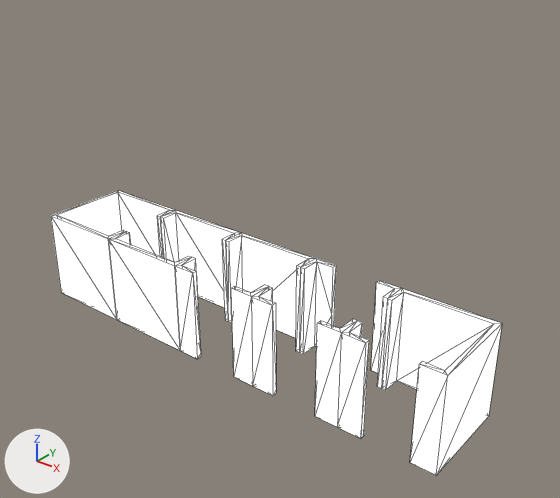
Renders of the glTF model public/rooms.gltf from each side of a commit.
One viewpoint serves both versions: a 50 mm lens placed at (26.4, -20.8, 18.0), pointed at (9.4, 0.4, 4.9). Every picture has the same lights, and +X, +Y and +Z are marked at lower left. Mesh edges are drawn as thin lines. Where no turn or scale is listed for an object, it has been applied to the vertices. Vertices at the same position are counted once.

The first picture shows 'closet', 'corner', 'fourway', 'junction', 'straight'.
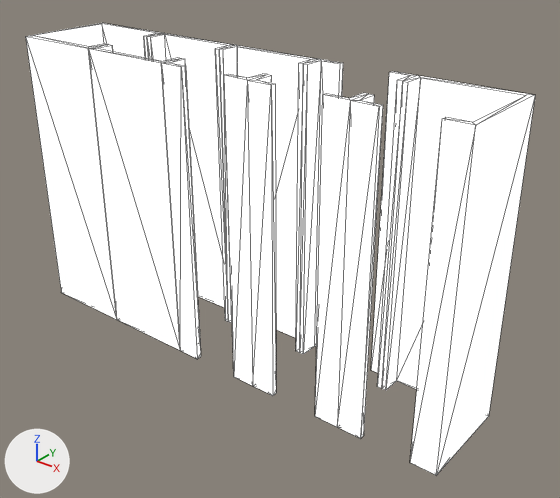
Commit message: can instantiate rooms

Where the change shows, as pixel boxes [x1, y1, x2, y2] in the pictures (560 x 498 px; the box of a moved part takes in the faces that stretch with it):
'corner', reshaped (20% wider, 114% taller): before [337, 289, 502, 475]; after [337, 76, 535, 475]
'straight', mesh rescaled (12% wider, 126% taller): before [108, 210, 240, 350]; after [88, 33, 236, 350]
'fourway', reshaped (13% wider, 118% taller): before [251, 259, 402, 427]; after [247, 59, 418, 427]
'junction', reshaped (12% wider, 122% taller): before [175, 233, 316, 386]; after [161, 45, 319, 386]
'closet', mesh rescaled (11% wider, 127% taller): before [51, 190, 175, 320]; after [26, 23, 164, 320]
part 2 of me_cube_027, moved or reshaped: before [382, 289, 404, 390]; after [382, 76, 421, 390]
part 3 of me_cube_027, moved or reshaped: before [410, 362, 447, 475]; after [410, 117, 476, 475]
part 4 of me_cube_027, moved or reshaped: before [397, 289, 502, 475]; after [397, 76, 535, 475]
part 5 of me_cube_027, moved or reshaped: before [337, 321, 369, 439]; after [337, 94, 383, 439]
part 6 of me_cube_001, moved or reshaped: before [371, 281, 402, 388]; after [371, 71, 418, 388]
part 7 of me_cube_001, moved or reshaped: before [315, 319, 357, 427]; after [315, 93, 368, 427]
part 8 of me_cube_001, moved or reshaped: before [251, 286, 276, 396]; after [247, 75, 276, 396]
part 9 of me_cube_001, moved or reshaped: before [300, 259, 336, 354]; after [300, 59, 343, 354]
part 10 of me_cube_025, moved or reshaped: before [226, 233, 316, 353]; after [219, 45, 319, 353]
part 11 of me_cube_025, moved or reshaped: before [231, 285, 268, 386]; after [224, 74, 267, 386]
part 12 of me_cube_025, moved or reshaped: before [175, 257, 201, 359]; after [161, 58, 201, 359]

The change, as a list of edits to the scene's bpy script:
```text
Change me_cube_020:
    where me_cube_020.from_pydata(...)  # 24 vertices, 44 faces; spans x -2.0..2.0, y -2.0..2.0, z -1.0..3.0
    me_cube_020 part 1: the whole mesh is scaled about its middle by (1, 1, 3), then moved by (0.0, 0.0, 4.0)
Change me_cube_027:
    where me_cube_027.from_pydata(...)  # 33 vertices, 58 faces; spans x -2.0..2.0, y -2.0..2.0, z -1.0..3.0
    me_cube_027 part 2: all 4 vertices in x -2.0..-1.8, y 1.0..2.0, z 3.0 are moved by (0.0, 0.0, 8.0)
    me_cube_027 part 3: all 4 vertices in x 1.0..2.0, y -2.0..-1.8, z 3.0 are moved by (0.0, 0.0, 8.0)
    me_cube_027 part 4: all 2 vertices in x 1.8..2.0, y 1.8..2.0, z 3.0 are moved by (0.0, 0.0, 8.0)
    me_cube_027 part 5
    add for i in [5, 10, 11, 23, 26, 30]: me_cube_027.vertices[i].co += Vector((0.0, 0.0, 8.0))
Change me_cube_001:
    where me_cube_001.from_pydata(...)  # 50 vertices, 84 faces; spans x -2.0..2.0, y -2.0..2.0, z -1.0..3.0
    me_cube_001 part 6
    add for i in [0, 22, 26, 30, 36, 45]: me_cube_001.vertices[i].co += Vector((0.0, 0.0, 8.0))
    me_cube_001 part 7
    add for i in [3, 19, 37, 39, 40, 41]: me_cube_001.vertices[i].co += Vector((0.0, 0.0, 8.0))
    me_cube_001 part 8
    add for i in [6, 12, 13, 17, 29, 33]: me_cube_001.vertices[i].co += Vector((0.0, 0.0, 8.0))
    me_cube_001 part 9
    add for i in [9, 15, 31, 34, 47, 48]: me_cube_001.vertices[i].co += Vector((0.0, 0.0, 8.0))
Change me_cube_025:
    where me_cube_025.from_pydata(...)  # 41 vertices, 70 faces; spans x -2.0..2.0, y -2.0..2.0, z -1.0..3.0
    me_cube_025 part 10
    add for i in [0, 9, 14, 21, 27, 28, 31, 33]: me_cube_025.vertices[i].co += Vector((0.0, 0.0, 8.0))
    me_cube_025 part 11
    add for i in [3, 18, 34, 36, 37, 38]: me_cube_025.vertices[i].co += Vector((0.0, 0.0, 8.0))
    me_cube_025 part 12
    add for i in [6, 11, 12, 16, 26, 30]: me_cube_025.vertices[i].co += Vector((0.0, 0.0, 8.0))
Change me_cube_023:
    where me_cube_023.from_pydata(...)  # 32 vertices, 56 faces; spans x -2.0..2.0, y -2.0..2.0, z -1.0..3.0
    me_cube_023 part 13: the whole mesh is scaled about its middle by (1, 1, 3), then moved by (0.0, 0.0, 4.0)
```
